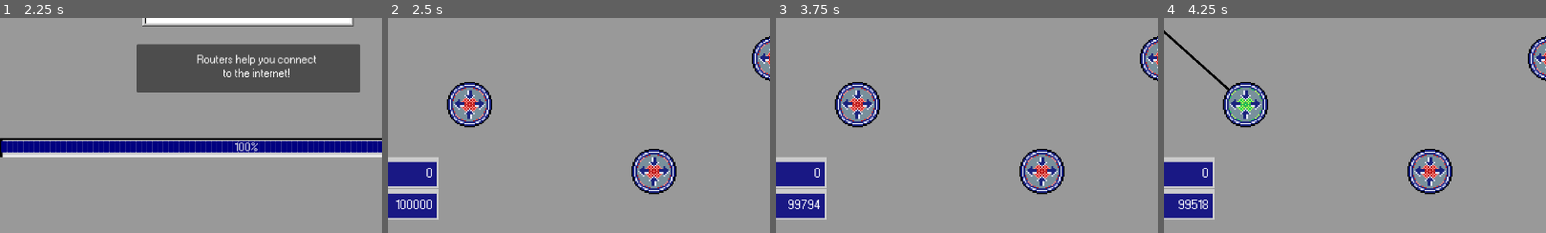
Above: before the commit, frames 1-4 (left to right).
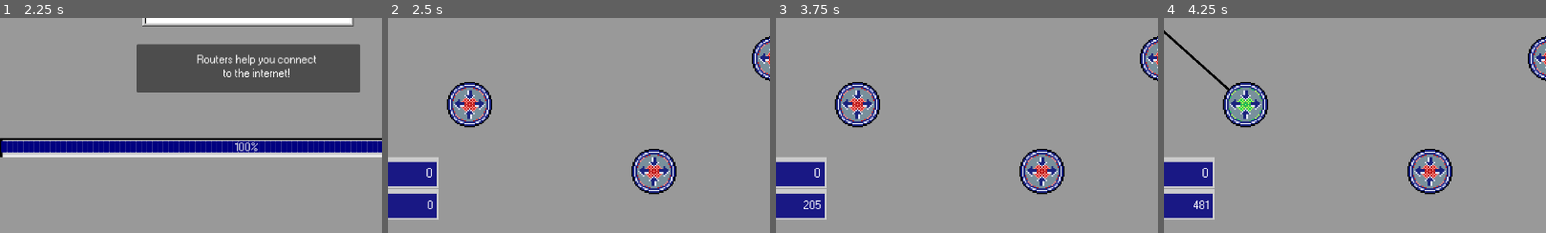
Above: after the commit, the same moments.

Repository: BcubeStudios/Netspace-Game
Game: Godot game, scene res://scenes/opening.tscn
Same seed, same stepped clock (60 frames per second), same inputs: the game is played once before the commit and once after it.
Inputs (mouse positions are % of the whole screen's width and height, from its top left):
- Up to frame 1 (2.25 s): click "START GAME" at 0.5 s; move the mouse to (72, 45) at 1.27 s; click (72, 45) at 1.42 s; move the mouse to (30, 55) at 2.02 s; click (30, 55) at 2.17 s
- Up to frame 2 (2.5 s): no input
- Up to frame 3 (3.75 s): click "Reset" at 2.75 s; click "Auto-Solve" at 3.5 s
- Up to frame 4 (4.25 s): no input
The pictures show only the part of the screen within x 18-68%, y 50-100%; the shares and areas given below are measured in that part.

Frame 1 is identical in both runs. In frame 2, 0.2% of the frame differs, in the area x 2-12%, y 84-89%; in frame 3, 0.2%, in the area x 3-12%, y 84-89%; in frame 4, 0.2%.

Commit message:
fixed reset :)

Diff:
--- a/GodotWorkspace/scenes/tsp_level.tscn
+++ b/GodotWorkspace/scenes/tsp_level.tscn
@@ -1,8 +1,9 @@
-[gd_scene load_steps=4 format=3 uid="uid://dnitye1der63f"]
+[gd_scene load_steps=5 format=3 uid="uid://dnitye1der63f"]
 
 [ext_resource type="Script" path="res://scripts/tsp_level.gd" id="1_n6gl6"]
 [ext_resource type="PackedScene" uid="uid://b68odumc68nqb" path="res://scenes/game_panel.tscn" id="2_frtu2"]
 [ext_resource type="PackedScene" uid="uid://smxxaf128sk0" path="res://scenes/hud.tscn" id="3_od228"]
+[ext_resource type="Theme" uid="uid://dupann3qkyje3" path="res://themes/pixel_98.tres" id="4_ascx3"]
 
 [node name="tsp_level" type="Node2D"]
 script = ExtResource("1_n6gl6")
@@ -10,3 +11,12 @@
 [node name="gamePanel" parent="." instance=ExtResource("2_frtu2")]
 
 [node name="HUD" parent="." instance=ExtResource("3_od228")]
+
+[node name="scoreLabel" type="Label" parent="."]
+offset_left = 253.0
+offset_top = 664.0
+offset_right = 306.0
+offset_bottom = 687.0
+theme = ExtResource("4_ascx3")
+text = "AAAA"
+horizontal_alignment = 2
--- a/GodotWorkspace/scripts/Point.gd
+++ b/GodotWorkspace/scripts/Point.gd
@@ -43,3 +43,9 @@
 		if old_edge.id == edge.id:
 			return false
 	return true
+
+func redraw():
+	if(edges.is_empty()):
+		$Area2D/icon.frame = 1
+	else:
+		$Area2D/icon.frame = 0
--- a/GodotWorkspace/scripts/abstract_point.gd
+++ b/GodotWorkspace/scripts/abstract_point.gd
@@ -26,6 +26,8 @@
 func curr_frame()-> int:
 	return -1
 
+func redraw():
+	pass
 
 func possible_edge(_edge:Edge) -> bool:
 	return false
--- a/GodotWorkspace/scripts/director.gd
+++ b/GodotWorkspace/scripts/director.gd
@@ -8,6 +8,7 @@
 var edges:Array[Edge]
 var current_point:AbstractPoint
 var current_phedge:Phedge
+var max_length: float
 var length_left: float
 var curr_length: float
 var max_phedge: float = 300
@@ -18,6 +19,10 @@
 	current_phedge.reset_origin()
 
 	curr_length = 0
+
+func setCableLength(length):
+	max_length = length
+	length_left = length
 
 func createVariablePoint(new_name, coords, max_edges):
 	var newPoint = variable_point_scene.instantiate()
@@ -162,4 +167,8 @@
 	for point in points:
 		for edge in edges:
 			point.remove_edge(edge)
+		point.redraw()
+	for edge in edges:
+		edge.queue_free()
 	edges.clear()
+	length_left = max_length
--- a/GodotWorkspace/scripts/end_point.gd
+++ b/GodotWorkspace/scripts/end_point.gd
@@ -35,3 +35,9 @@
 
 func possible_edge(_edge:Edge) -> bool:
 	return edge == null
+
+func redraw():
+	if(edge == null):
+		$Area2D/icon.frame = 1
+	else:
+		$Area2D/icon.frame = 0
--- a/GodotWorkspace/scripts/tsp_level.gd
+++ b/GodotWorkspace/scripts/tsp_level.gd
@@ -6,12 +6,14 @@
 func _ready():
 	var dir = $gamePanel/Director
 	dir.max_phedge = 1000
+	dir.setCableLength(100000)
+
 	$HUD/objectivesPanel/objectivesLabel.text = "Connect all
 	the nodes using
 	the least amount
 	of cable possible"
 	$gamePanel/cablePanel/cable_Label.text = "Current Cable Used"
-	$gamePanel/cablePanel/length_Label.text = str(int($gamePanel/Director.length_left - max_phedge))
+	$gamePanel/cablePanel/length_Label.hide()
 
 	dir.createVariablePoint("point1", randomCoordinates(Vector2i(640, 100)), 2)
 	dir.createVariablePoint("point2", randomCoordinates(Vector2i(910, 230)), 2)
@@ -22,8 +24,6 @@
 	dir.createVariablePoint("point7", randomCoordinates(Vector2i(160, 360)), 2)
 	dir.createVariablePoint("point8", randomCoordinates(Vector2i(370, 230)), 2)
 
-
-	dir.length_left = 100000
 
 func randomCoordinates(expectedCoords):
 
@@ -39,3 +39,6 @@
 
 func reset():
 	get_tree().change_scene_to_file("res://scenes/demo_level.tscn")
+
+func _process(_delta):
+	$scoreLabel.text = str(int(100000 - $gamePanel/Director.length_left))
